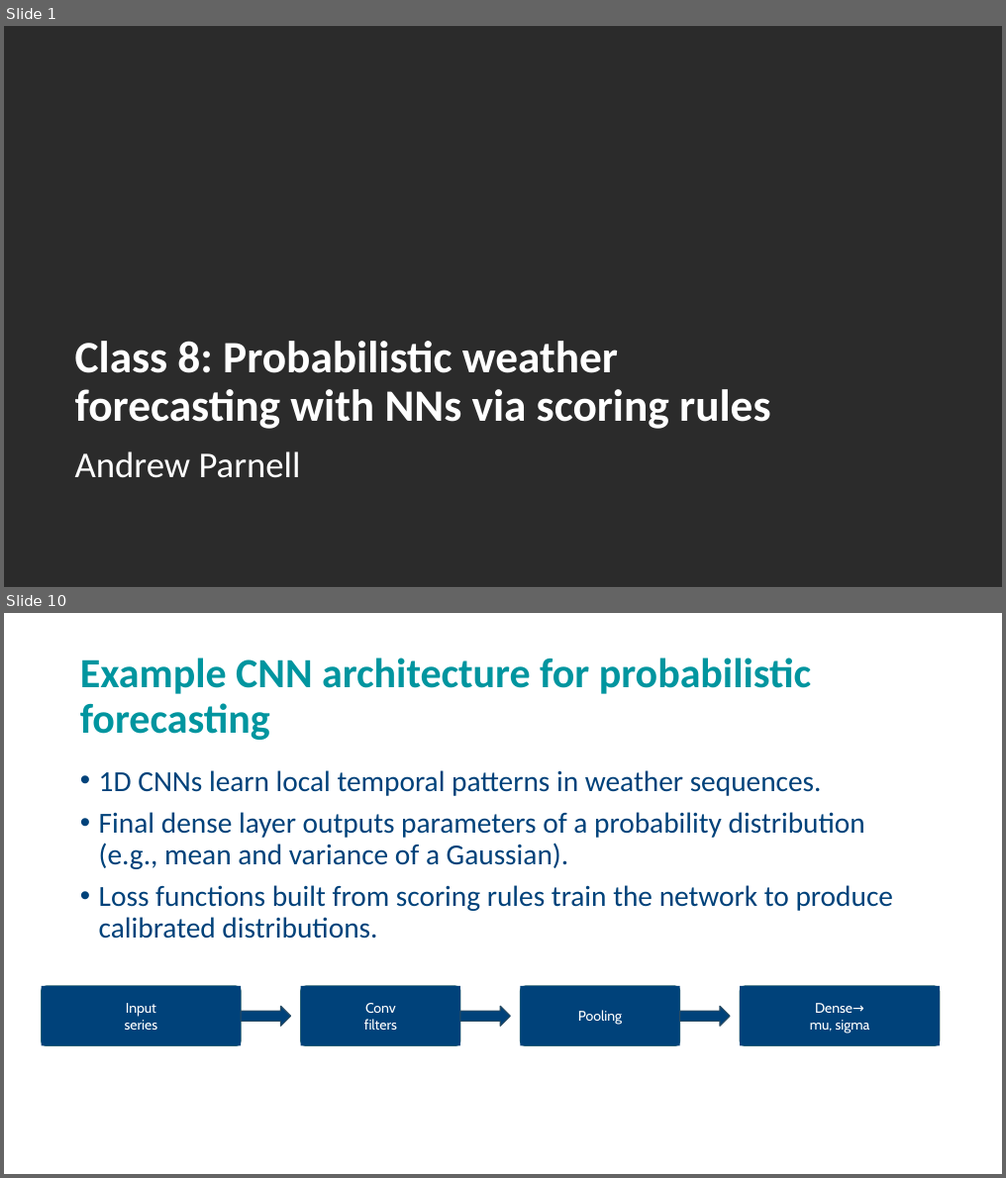
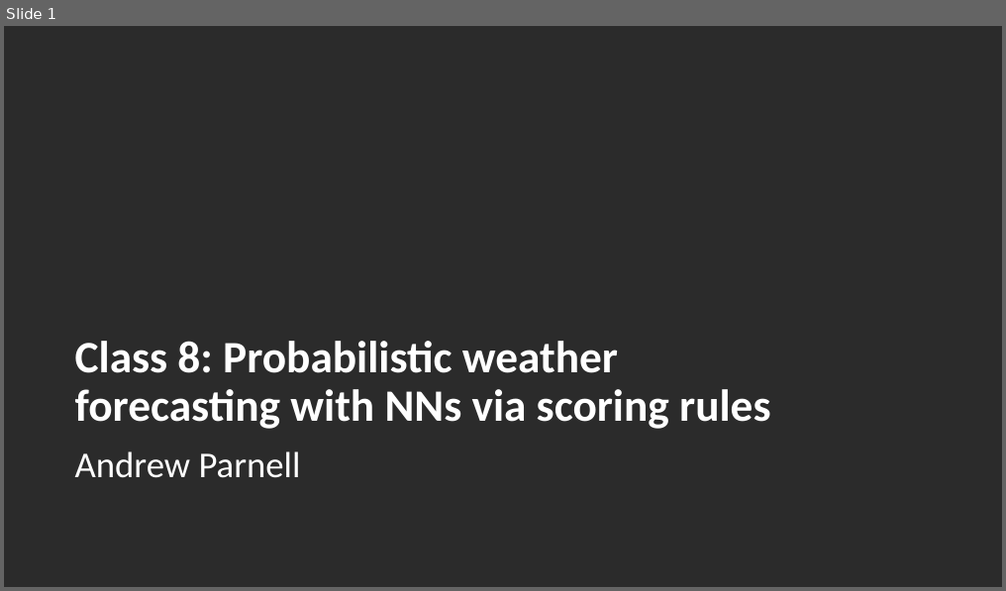
Before and after one commit to andrewcparnell/STAT41130, a slide deck: slides/day 4/D4C2_ProbNNs.pptx. Shown one above the other, each under a label of ours: slides 1 and 10 before the commit, slide 1 after it; the slides between them are not shown. The pictures are 1006x1178 and 1006x591 pixels, drawn with LibreOffice and Linux fonts; fonts in the diff are those of the drawing; background and template pictures are left out; a plain dark background stands for a picture behind light text. Boxes give left, top, right and bottom in pixels: in the first picture for what was removed or moved away, otherwise in the second. Text is boxed around its words. In the diff, an @@ line names an element or a change of style, - is before the commit and + after.

Commit message:
Updated slides and added some probabilistic forecasting code

```diff
--- a/slides/day 4/D4C2_ProbNNs.pptx
+++ b/slides/day 4/D4C2_ProbNNs.pptx
@@ slide 10 removed at [4,613,1002,1174], background picture (left out) @@
@@ title removed at [80,658,811,740] @@
-Example CNN architecture for probabilistic forecasting
@@ text removed at [99,770,894,939] @@
-• 1D CNNs learn local temporal patterns in weather sequences.
-• Final dense layer outputs parameters of a probability distribution (e.g., mean and variance of a Gaussian).
-• Loss functions built from scoring rules train the network to produce calibrated distributions.
@@ rounded rectangle removed at [42,986,242,1047] @@
@@ rectangle removed at [42,986,242,1047] @@
-Input
-series
@@ rounded rectangle removed at [300,986,460,1047] @@
@@ rectangle removed at [300,986,460,1047] @@
-Conv
-filters
@@ rounded rectangle removed at [521,986,680,1047] @@
@@ rectangle removed at [521,986,680,1047] @@
-Pooling
@@ rounded rectangle removed at [740,986,940,1047] @@
@@ rectangle removed at [740,986,940,1047] @@
-Dense→
-mu, sigma
@@ right arrow removed at [241,1006,291,1026] @@
@@ right arrow removed at [460,1006,511,1026] @@
@@ right arrow removed at [680,1006,731,1026] @@
```
Also in this commit, not shown: 13 slides changed, 7 slides added, 10 other slides removed, 4 other files.
